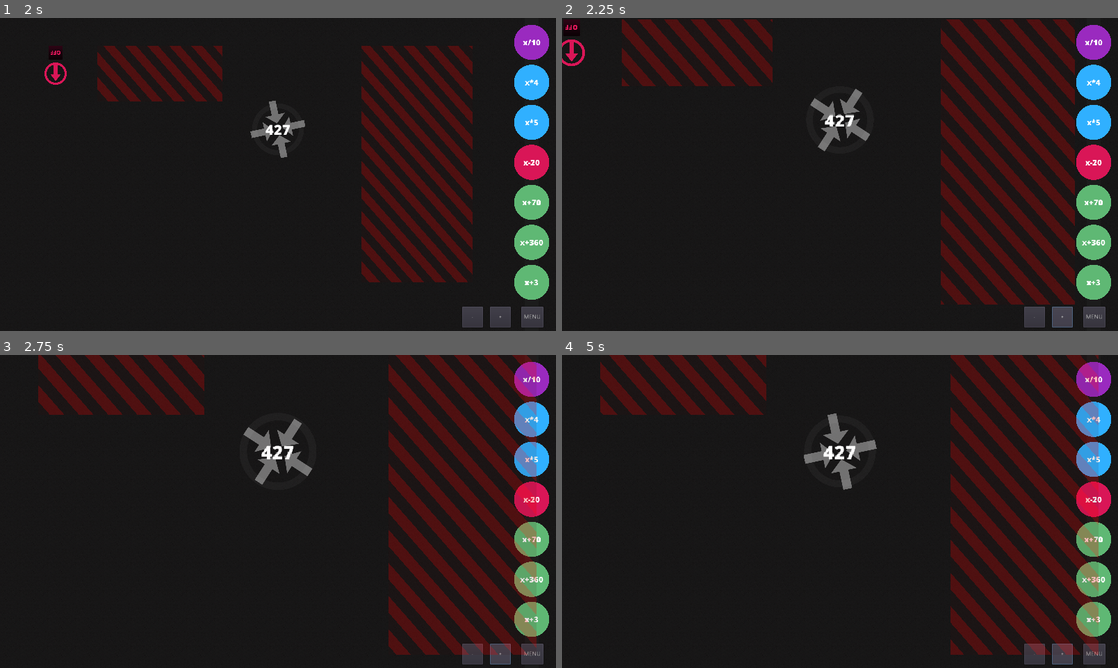
Above: before the commit, frames 1-4 (two rows, left to right).
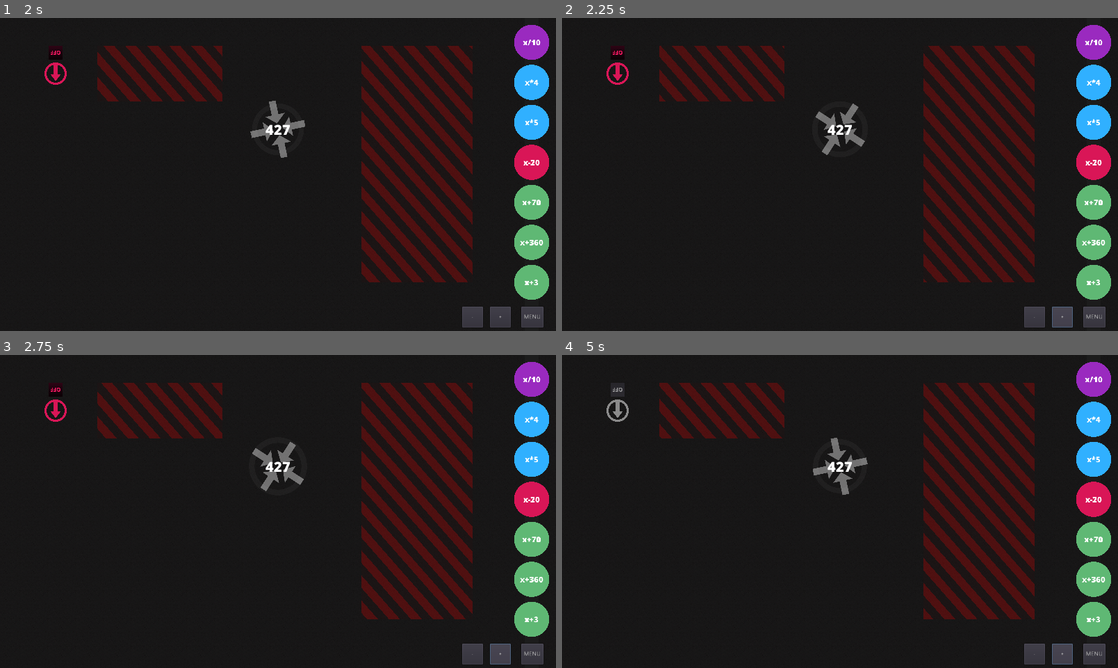
Above: after the commit, the same moments.

Repository: Masonzk/2023TSAVGDSOURCE
Game: Godot game, scene res://Scenes/Menu.tscn
The game is run twice, just before and just after one commit, with the same random seed, the same clock (stepped at 60 frames per second) and the same inputs.
Inputs:
- Up to frame 1 (2 s): click "DEMO LEVEL 8" at 0.5 s; click "OFF" at 1.25 s
- Up to frame 2 (2.25 s): click "+" at 2 s
- Up to frame 3 (2.75 s): no input
- Up to frame 4 (5 s): click "-" at 2.75 s; click "OFF" at 3.5 s; click "+" at 4.25 s

Frame 1 is identical in both runs. In frame 2, 17% of the frame differs, in the area x 0-93%, y 0-92%; in frame 3, 20%, in the area x 6-97%, y 0-96%; in frame 4, 20%.

Commit message:
Made Passthrough Wall Green
That's all.

Diff:
--- a/Scenes/Levels/8.tscn
+++ b/Scenes/Levels/8.tscn
@@ -16,6 +16,9 @@
 [node name="Collector" parent="." index="1"]
 position = Vector2( 640, 256 )
 desired_value = 427.0
+
+[node name="Camera2D" parent="." index="3"]
+current = false
 
 [node name="Null Zone" type="StaticBody2D" parent="." index="5"]
 modulate = Color( 0.94902, 0.0941176, 0.0941176, 0.431373 )
--- a/Scenes/Levels/9.tscn
+++ b/Scenes/Levels/9.tscn
@@ -33,7 +33,7 @@
 polygon = PoolVector2Array( 0, 832, 64, 832, 64, -960, 0, -960 )
 
 [node name="Polygon2D" type="Polygon2D" parent="Passthrough" index="1"]
-color = Color( 0.109804, 0.109804, 0.109804, 1 )
+color = Color( 0.372549, 0.721569, 0.454902, 0.392157 )
 polygon = PoolVector2Array( 0, 832, 0, -960, 64, -960, 64, 832 )
 
 [node name="Label" type="Label" parent="Passthrough" index="2"]
